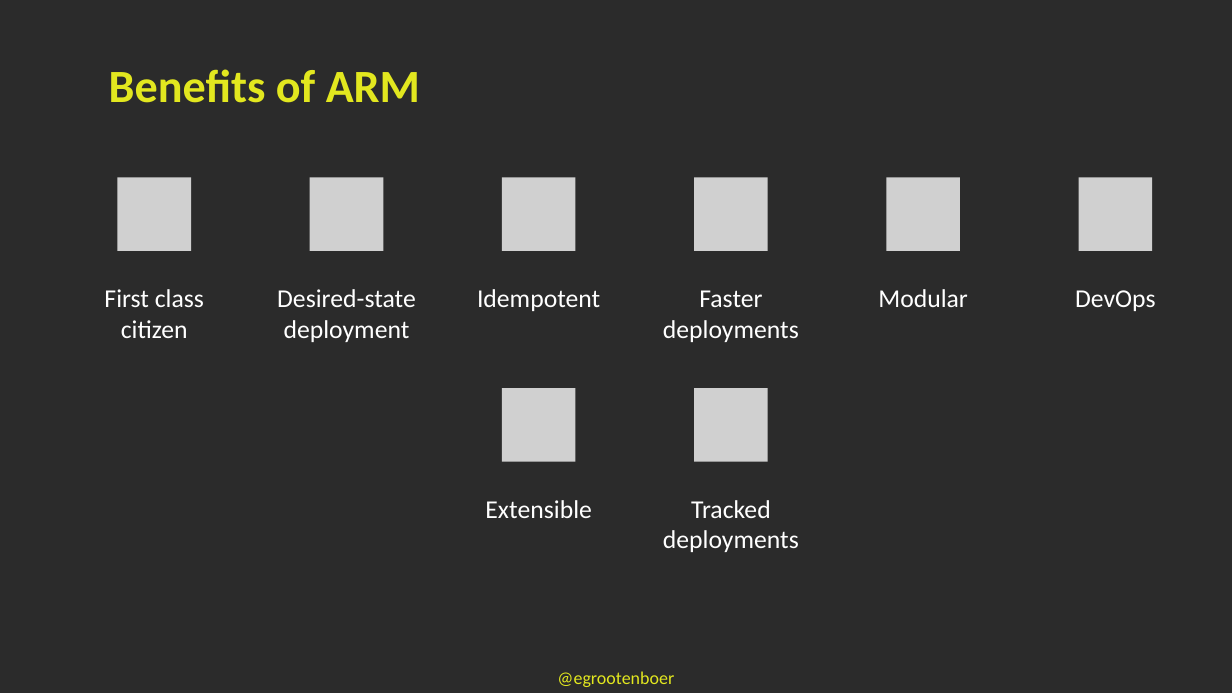
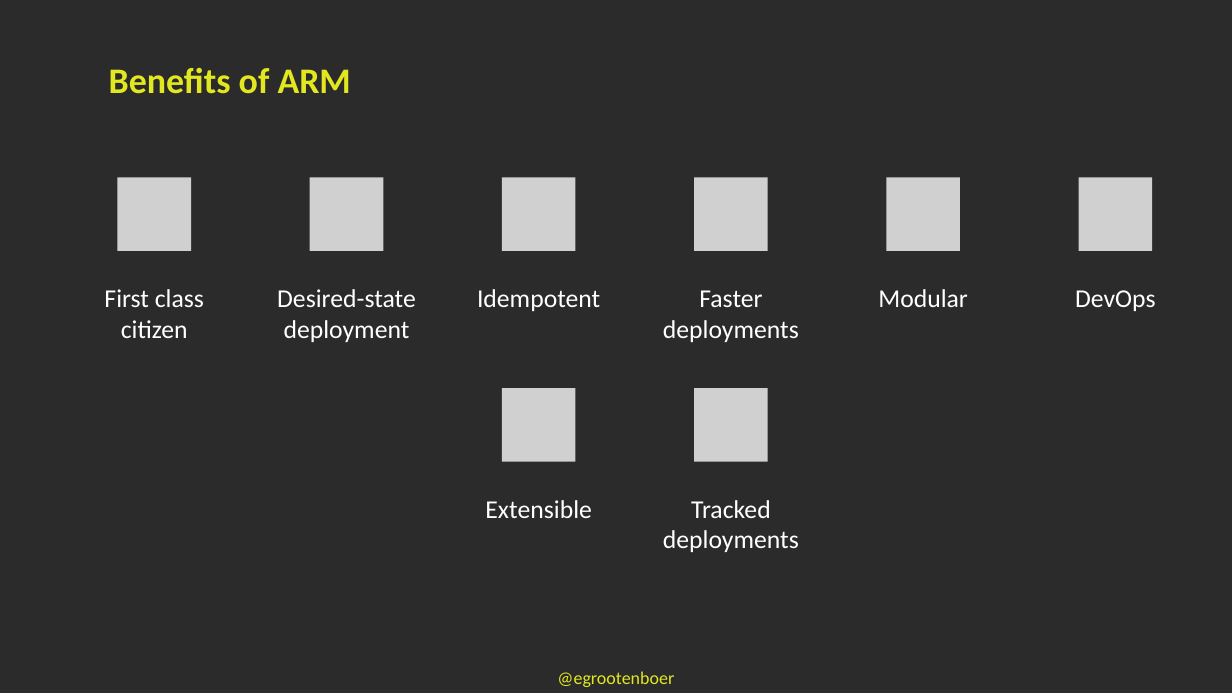
Before and after one commit to EldertGrootenboer/Empower-your-Azure-IaC-with-Bicep, a slide deck: slide 6 of Empower your Azure IaC with Bicep!.pptx. Drawn at 1232x693 pixels with LibreOffice and Linux fonts; fonts in the diff are those of the drawing; grey boxes stand for pictures; background and template pictures are left out; a plain dark background stands for a picture behind light text. Boxes give left, top, right and bottom in pixels: in the first picture for what was removed or moved away, otherwise in the second. Text is boxed around its words. In the diff, an @@ line names an element or a change of style, - is before the commit and + after.

```diff
--- a/Empower your Azure IaC with Bicep!.pptx
+++ b/Empower your Azure IaC with Bicep!.pptx
@@ text "Benefits of ARM" at (109, 68, 351, 94): size 36 to 28 pt @@
```
Also in this commit, not shown: 9 other slides changed.
